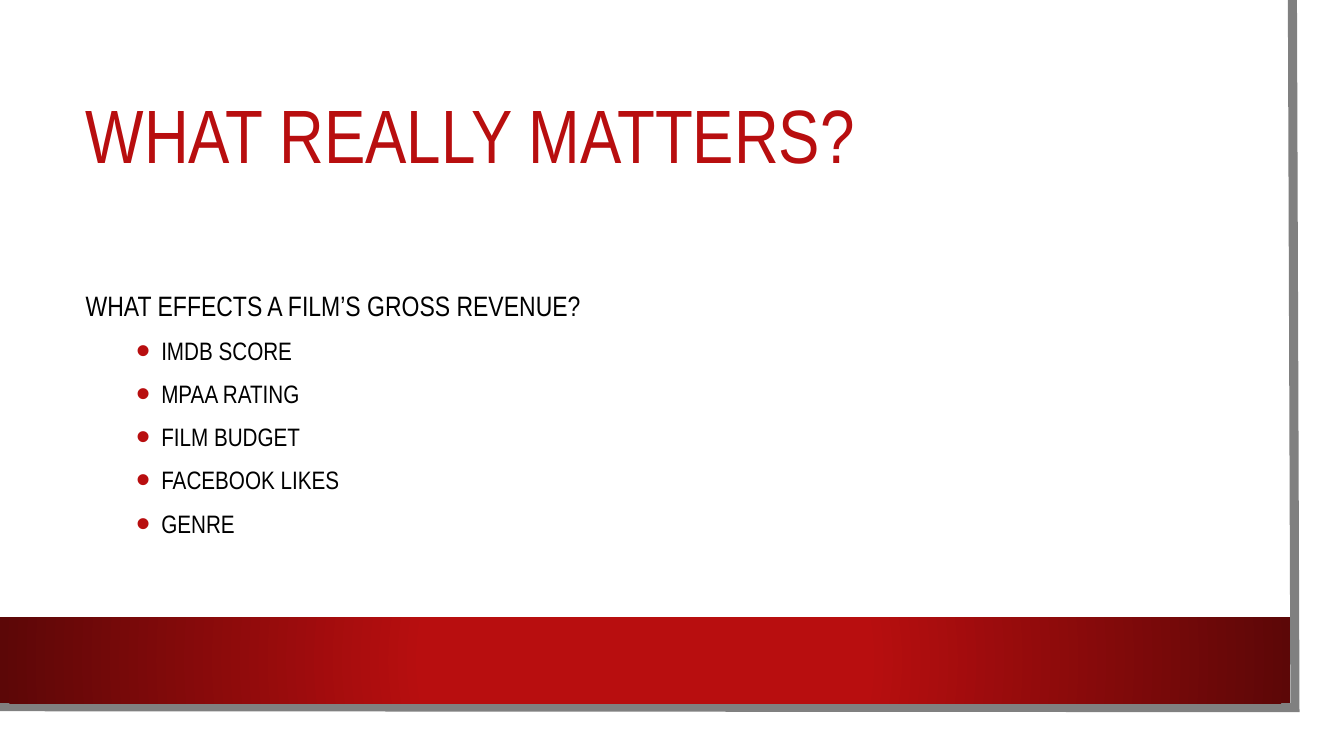
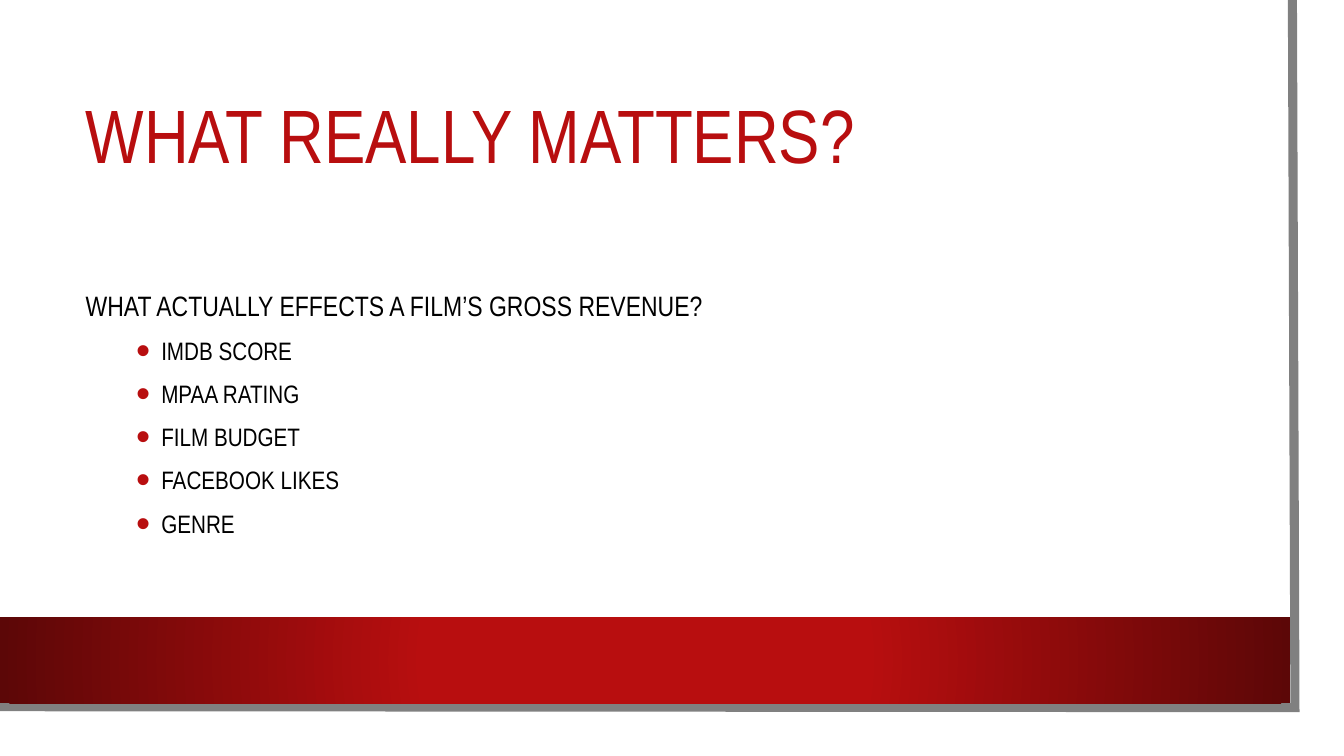
Before and after one commit to mlubin2/Movie_Project, a slide deck: slide 3 of Movie PP.pptx. Drawn at 1344x756 pixels with LibreOffice and Linux fonts; fonts in the diff are those of the drawing; background and template pictures are left out. Boxes give left, top, right and bottom in pixels: in the first picture for what was removed or moved away, otherwise in the second. Text is boxed around its words. In the diff, an @@ line names an element or a change of style, - is before the commit and + after.

```diff
--- a/Movie PP.pptx
+++ b/Movie PP.pptx
@@ text at (86,296,703,317): text changed @@
-WHAT EFFECTS A FILM’S GROSS REVENUE?
+WHAT ACTUALLY EFFECTS A FILM’S GROSS REVENUE?
```
Also in this commit, not shown: 4 other slides changed, 3 slides added, 1 slide removed.
